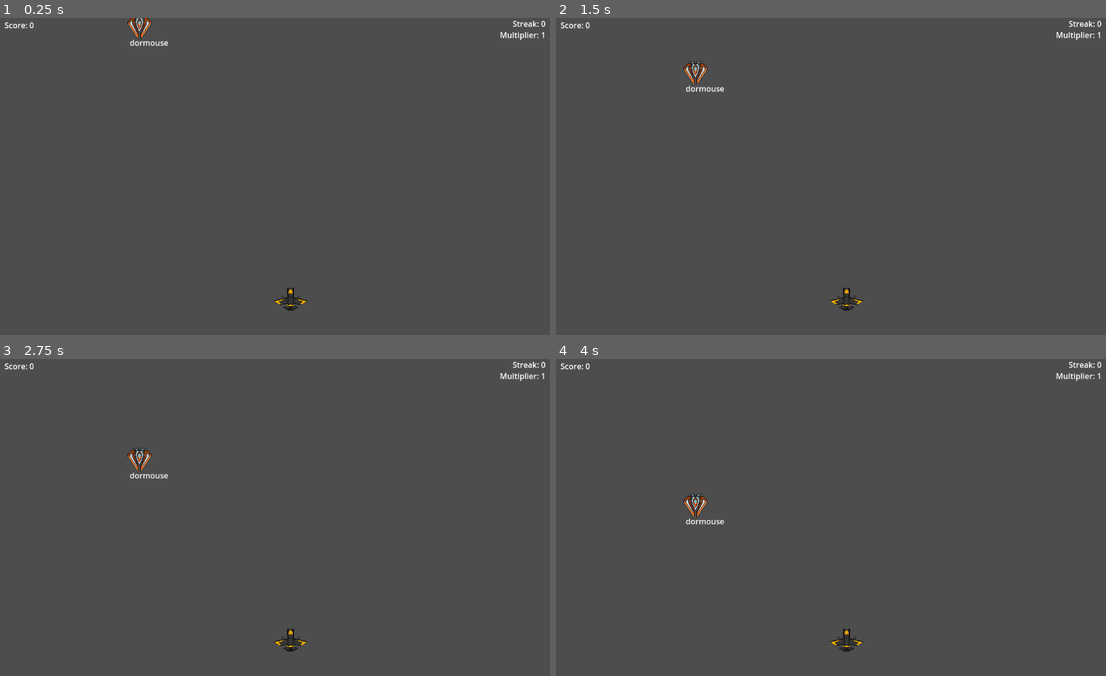
Above: before the commit, frames 1-4 (two rows, left to right).
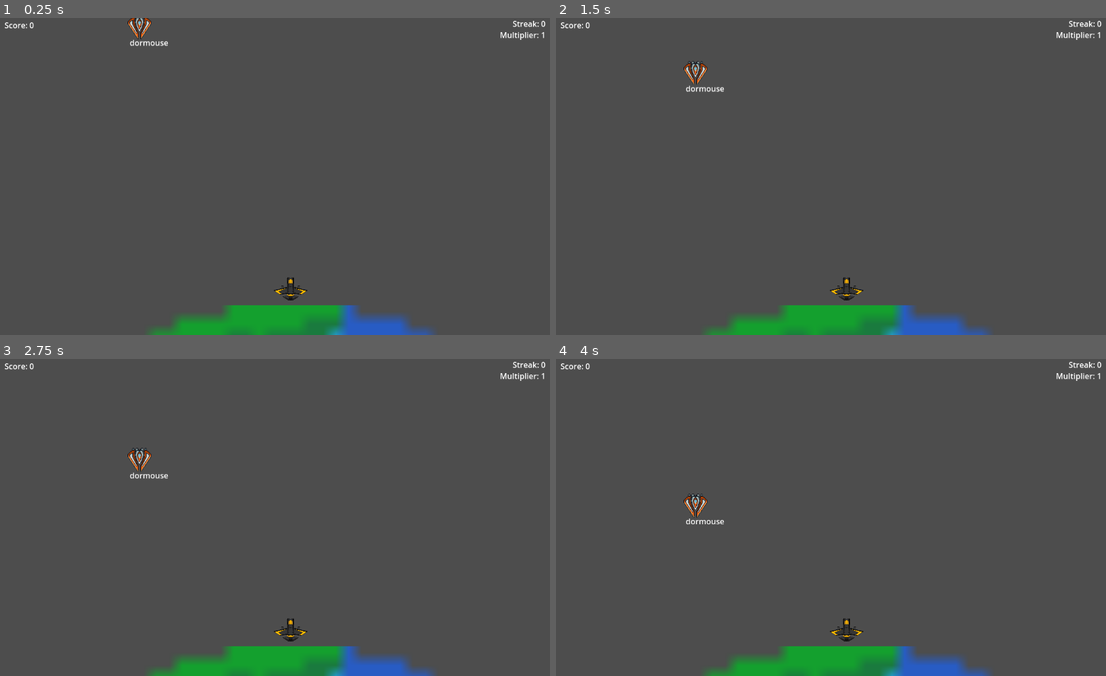
Above: after the commit, the same moments.

Repository: emilabraham/SimpleType
Game: Godot game, scene res://main.tscn
The game is run twice, just before and just after one commit, with the same random seed, the same clock (stepped at 60 frames per second) and the same inputs. The engine's default icon, where the game draws it, is replaced by a stand-in: a white triangle on a blue panel in a dark square.
Inputs:
- Up to frame 1 (0.25 s): no input
- Up to frame 2 (1.5 s): tap Enter at 0.5 s
- Up to frame 3 (2.75 s): no input
- Up to frame 4 (4 s): no input

The runs differ from the first frame. In frame 1, 3.8% of the frame differs, in the area x 27-80%, y 81-100%; in frame 2, 3.8%; in frame 3, 3.8%; in frame 4, 3.8%.

Commit message:
add planet

Diff:
--- a/main.tscn
+++ b/main.tscn
@@ -1,7 +1,8 @@
-[gd_scene load_steps=5 format=3 uid="uid://bh042utk4jn1a"]
+[gd_scene load_steps=6 format=3 uid="uid://bh042utk4jn1a"]
 
 [ext_resource type="Script" path="res://main.gd" id="1_qnr2i"]
 [ext_resource type="PackedScene" uid="uid://d042jju7p3wxg" path="res://hud.tscn" id="3_at8w2"]
+[ext_resource type="Texture2D" uid="uid://445m6n3hkcju" path="res://assets/Terran.png" id="5_j2x0u"]
 [ext_resource type="Texture2D" uid="uid://clftvvcsnvpia" path="res://assets/Spaceship_01_YELLOW.png" id="5_s05e3"]
 [ext_resource type="Script" path="res://Ship.gd" id="6_0i4ph"]
 
@@ -11,7 +12,12 @@
 [node name="HUD" parent="." instance=ExtResource("3_at8w2")]
 
 [node name="Ship" type="Sprite2D" parent="."]
-position = Vector2(600, 575)
+position = Vector2(600, 554)
 scale = Vector2(0.176, 0.176)
 texture = ExtResource("5_s05e3")
 script = ExtResource("6_0i4ph")
+
+[node name="Planet" type="Sprite2D" parent="."]
+position = Vector2(601, 1216)
+scale = Vector2(26.2083, 26.2083)
+texture = ExtResource("5_j2x0u")
Binary file added: assets/Terran.png
Not shown, added: assets/Terran.png.import
Not shown, changed: assets_used.txt
